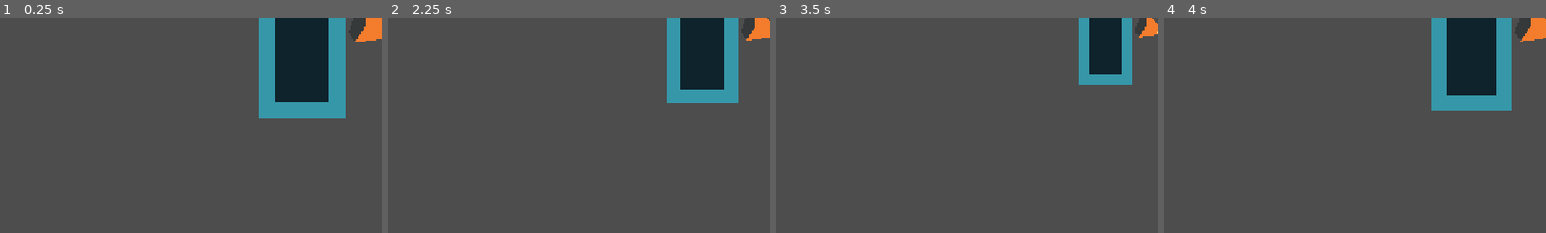
Above: before the commit, frames 1-4 (left to right).
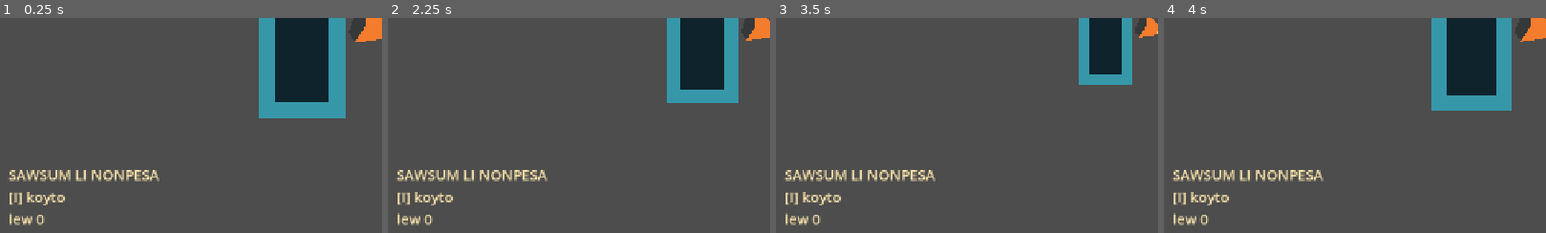
Above: after the commit, the same moments.

Repository: armikhalev/secret-sauce-godot
Game: Godot game, scene res://scenes/scene-2.tscn
The game is run twice, just before and just after one commit, with the same random seed, the same clock (stepped at 60 frames per second) and the same inputs. This scene is started directly instead of the project's main scene.
Inputs (mouse positions are % of the whole screen's width and height, from its top left):
- Up to frame 1 (0.25 s): no input
- Up to frame 2 (2.25 s): tap Enter (menu_accept) at 0.5, 1.25, 2 s; move the mouse to (72, 45) at 0.52 s; hold Right (menu_right) 0.53-1.28 s; hold F (attack) 0.53-1.28 s; click (72, 45) at 0.67 s; move the mouse to (30, 55) at 1.27 s; hold Down (menu_down) 1.28-2.03 s; tap = (zoom_in) at 1.35 s; click (30, 55) at 1.42 s; move the mouse to (60, 28) at 2.02 s; hold Right (menu_right) from 2.03 s (still down); hold - (zoom_out) from 2.03 s (still down); click (60, 28) at 2.17 s
- Up to frame 3 (3.5 s): move the mouse to (45, 70) at 2.77 s; release Right (menu_right) at 2.78 s; release - (zoom_out) at 2.78 s; hold Up (menu_up) from 2.78 s (still down); tap F (attack) at 2.85 s; click (45, 70) at 2.92 s
- Up to frame 4 (4 s): tap Enter (menu_accept) at 3.5 s; move the mouse to (80, 65) at 3.52 s; release Up (menu_up) at 3.53 s; hold Left (menu_left) from 3.53 s (still down); hold = (zoom_in) from 3.53 s (still down); click (80, 65) at 3.67 s
The pictures show only the part of the screen within x 1-51%, y 48-98%; the shares and areas given below are measured in that part.

The runs differ from the first frame. In frame 1, 1.9% of the frame differs, in the area x 2-42%, y 70-97%; in frame 2, 1.9%; in frame 3, 1.9%; in frame 4, 1.9%.

Commit message:
menu persistent across scenes

Diff:
--- /dev/null
+++ b/scenes/player_interface.tscn
@@ -0,0 +1,29 @@
+[gd_scene load_steps=3 format=3]
+
+[ext_resource type="PackedScene" path="res://scenes/inventory_menu.tscn" id="1_inventory"]
+[ext_resource type="Script" path="res://scripts/lew_hud.gd" id="2_lew_hud"]
+
+[node name="PlayerInterface" type="CanvasLayer"]
+
+[node name="MarginContainer" type="MarginContainer" parent="."]
+anchors_preset = 2
+anchor_top = 1.0
+anchor_bottom = 1.0
+offset_left = 24.0
+offset_top = -132.0
+offset_right = 390.0
+offset_bottom = -24.0
+grow_vertical = 0
+mouse_filter = 2
+
+[node name="Title" type="Label" parent="MarginContainer"]
+layout_mode = 2
+theme_override_colors/font_color = Color(1, 0.91, 0.68, 1)
+theme_override_font_sizes/font_size = 24
+text = "SAWSUM LI NONPESA
+[I] koyto
+lew 0"
+vertical_alignment = 2
+script = ExtResource("2_lew_hud")
+
+[node name="InventoryMenu" parent="." instance=ExtResource("1_inventory")]
--- a/scenes/scene-2.tscn
+++ b/scenes/scene-2.tscn
@@ -4,6 +4,7 @@
 [ext_resource type="PackedScene" path="res://scenes/saypyastes.tscn" id="2_saypyastes"]
 [ext_resource type="PackedScene" path="res://scenes/saysanstes.tscn" id="3_saysanstes"]
 [ext_resource type="PackedScene" path="res://scenes/scene_exit.tscn" id="4_exit"]
+[ext_resource type="PackedScene" path="res://scenes/player_interface.tscn" id="5_interface"]
 
 [node name="Scene2" type="Node2D" unique_id=1016034043]
 
@@ -32,3 +33,5 @@
 position = Vector2(540, 0)
 destination_scene = "res://scenes/scene-3.tscn"
 enabled_on_start = false
+
+[node name="PlayerInterface" parent="." instance=ExtResource("5_interface")]
--- a/scenes/scene-3.tscn
+++ b/scenes/scene-3.tscn
@@ -1,8 +1,11 @@
 [gd_scene load_steps=2 format=3]
 
 [ext_resource type="PackedScene" path="res://scenes/player.tscn" id="1_player"]
+[ext_resource type="PackedScene" path="res://scenes/player_interface.tscn" id="2_interface"]
 
 [node name="Scene3" type="Node2D"]
 
 [node name="Player" parent="." instance=ExtResource("1_player")]
 position = Vector2(-260, 0)
+
+[node name="PlayerInterface" parent="." instance=ExtResource("2_interface")]
--- a/scripts/inventory_menu.gd
+++ b/scripts/inventory_menu.gd
@@ -12,7 +12,14 @@
 
 
 func _ready() -> void:
-	player = get_node(player_path) as CharacterBody2D
+	if player_path.is_empty():
+		player = get_tree().get_first_node_in_group("player") as CharacterBody2D
+	else:
+		player = get_node(player_path) as CharacterBody2D
+	if player == null:
+		push_error("InventoryMenu could not find the player.")
+		set_process_input(false)
+		return
 	player.lew_inventory_changed.connect(_on_inventory_changed)
 	player.wo_inventory_changed.connect(_on_inventory_changed)
 	player.stats_changed.connect(_on_player_stats_changed)
--- a/scripts/lew_hud.gd
+++ b/scripts/lew_hud.gd
@@ -2,10 +2,17 @@
 
 @export var player_path: NodePath
 
-@onready var player := get_node(player_path)
+var player: CharacterBody2D
 
 
 func _ready() -> void:
+	if player_path.is_empty():
+		player = get_tree().get_first_node_in_group("player") as CharacterBody2D
+	else:
+		player = get_node(player_path) as CharacterBody2D
+	if player == null:
+		push_error("LewHud could not find the player.")
+		return
 	player.lew_inventory_changed.connect(_update_text)
 	_update_text()
 
